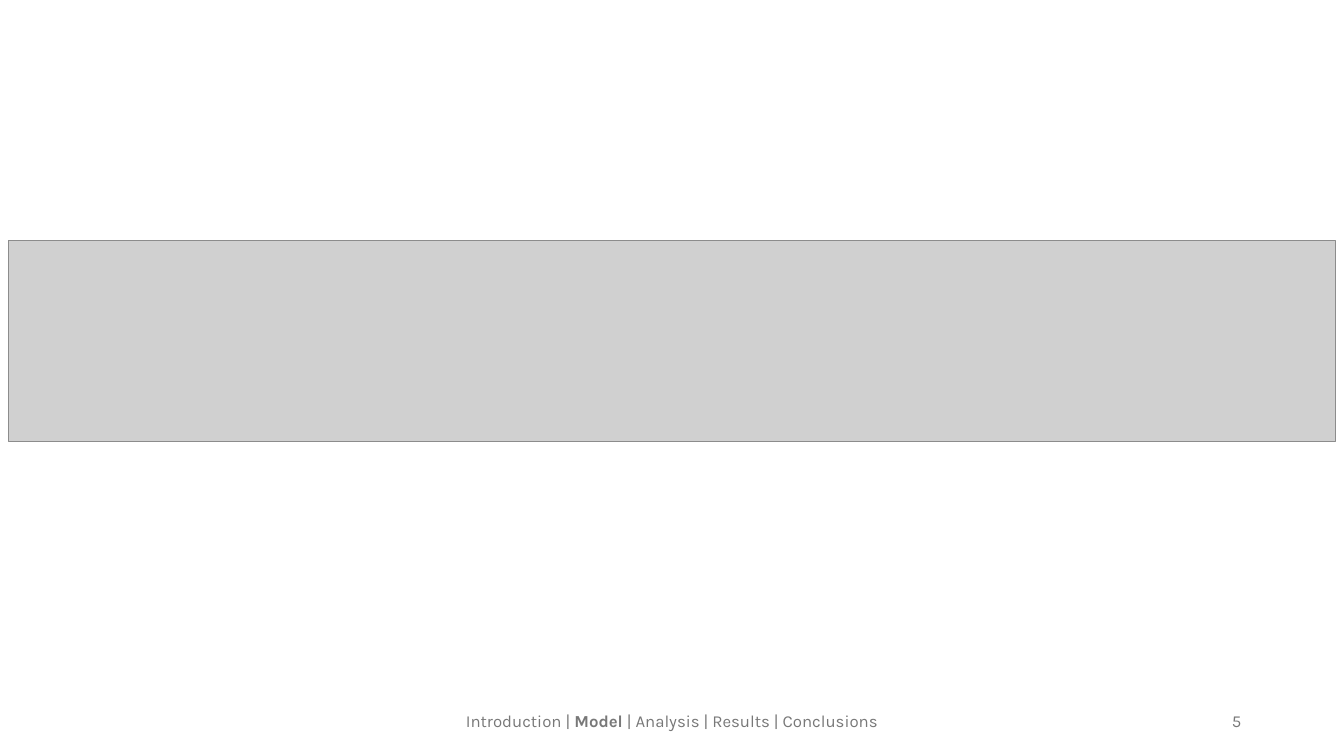
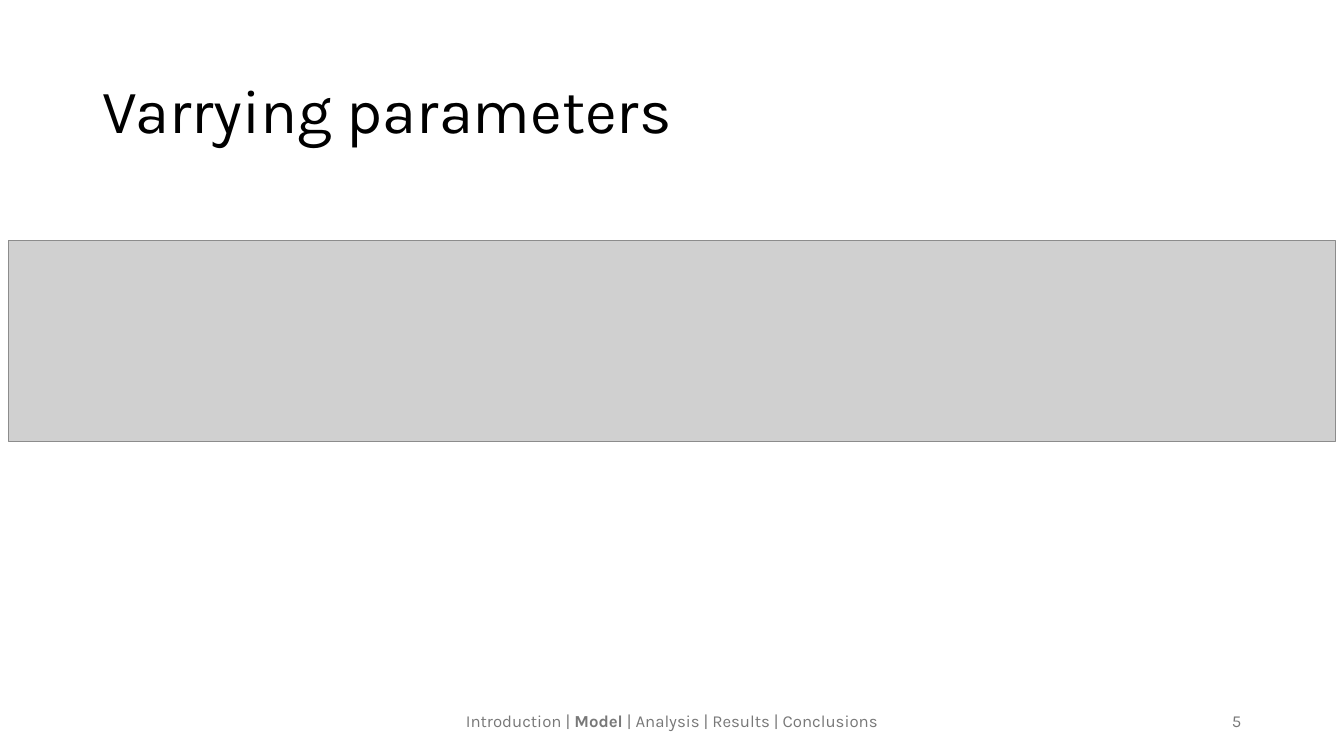
Before and after one commit to langemk/THEE-Coevolution-HGT, a slide deck: slide 5 of presentations/phages_final.pptx. Drawn at 1344x756 pixels with LibreOffice and Linux fonts; fonts in the diff are those of the drawing; grey boxes stand for pictures. Boxes give left, top, right and bottom in pixels: in the first picture for what was removed or moved away, otherwise in the second. Text is boxed around its words. In the diff, an @@ line names an element or a change of style, - is before the commit and + after.

```diff
--- a/presentations/phages_final.pptx
+++ b/presentations/phages_final.pptx
@@ title added at (102,90,672,148), 44 pt, text #000000 @@
+Varrying parameters
```
Also in this commit, not shown: 5 other slides changed, 2 other files.
